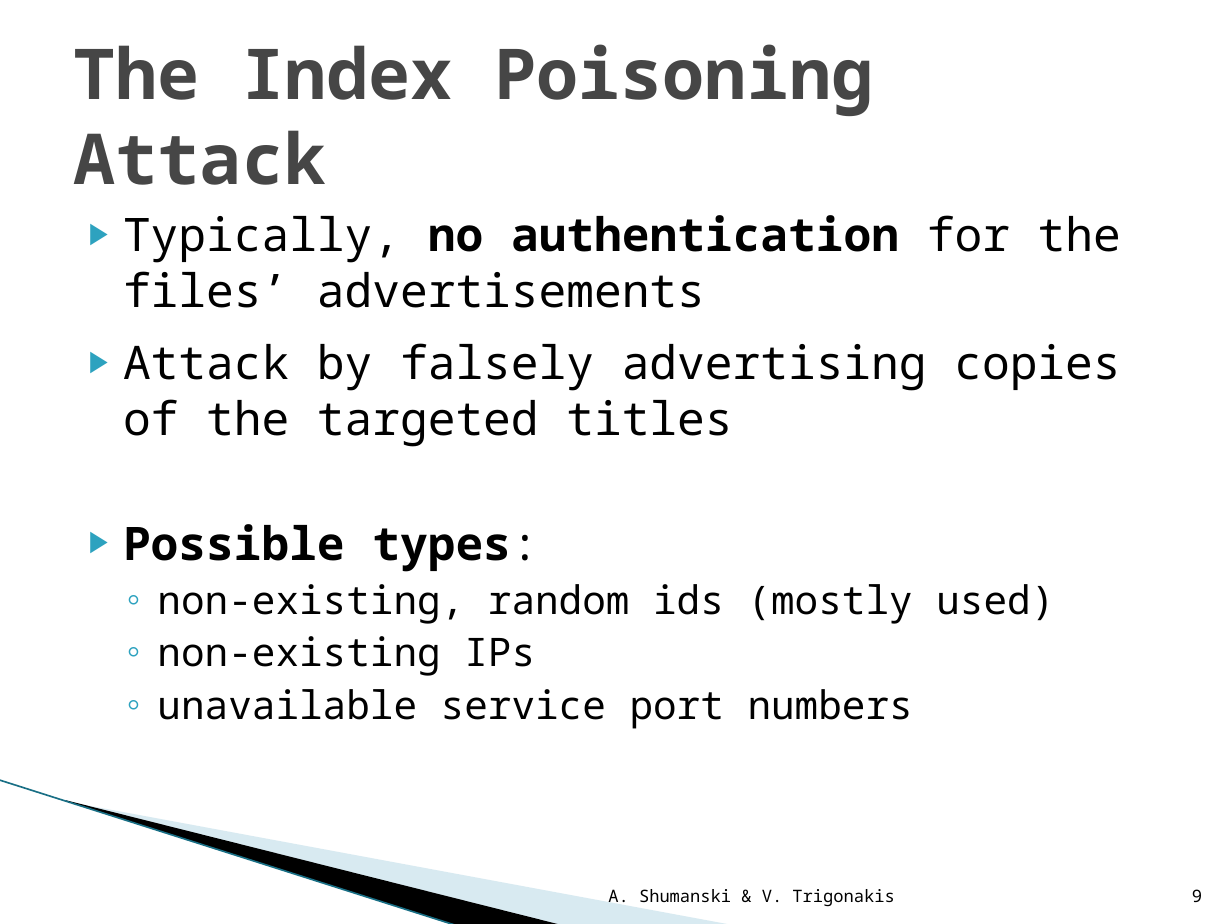
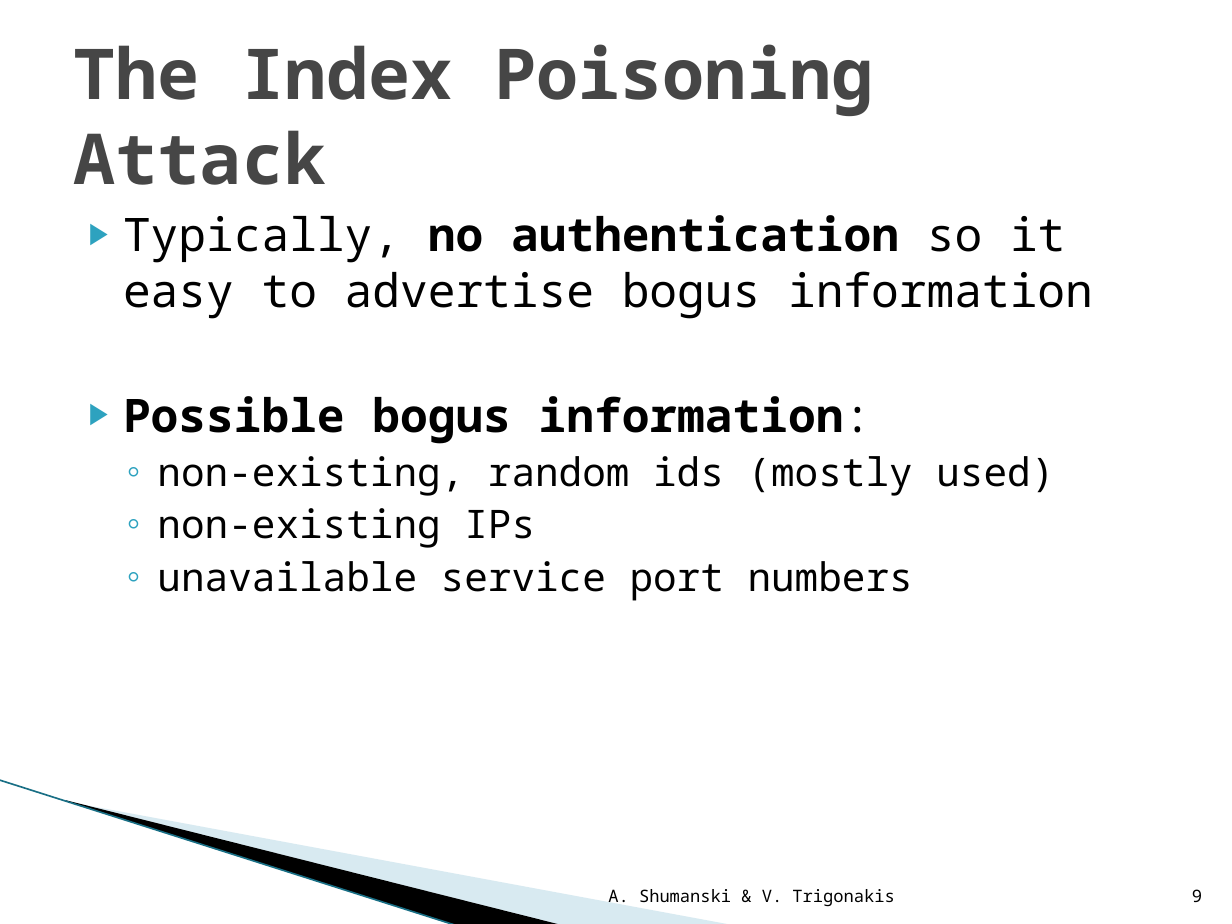
Before and after one commit to WinLAFS/kthsedsav, a slide deck: slide 9 of P2P/labs/documents/presentation/The Index Poisoning Attack in P2P File Sharing.pptx. Drawn at 1232x924 pixels with LibreOffice and Linux fonts; fonts in the diff are those of the drawing; background and template pictures are left out. Boxes give left, top, right and bottom in pixels: in the first picture for what was removed or moved away, otherwise in the second. Text is boxed around its words. In the diff, an @@ line names an element or a change of style, - is before the commit and + after.

```diff
--- a/P2P/labs/documents/presentation/The Index Poisoning Attack in P2P File Sharing.pptx
+++ b/P2P/labs/documents/presentation/The Index Poisoning Attack in P2P File Sharing.pptx
@@ text at (x1=123, y1=215, x2=1093, y2=444): text changed @@
-▶ Typically, no authentication for the files’ advertisements
-▶ Attack by falsely advertising copies of the targeted titles
-▶ Possible types:
+▶ Typically, no authentication so it easy to advertise bogus information
+▶ Possible bogus information:
```
Also in this commit, not shown: 17 other slides changed, 1 slide added, 2 other files.
